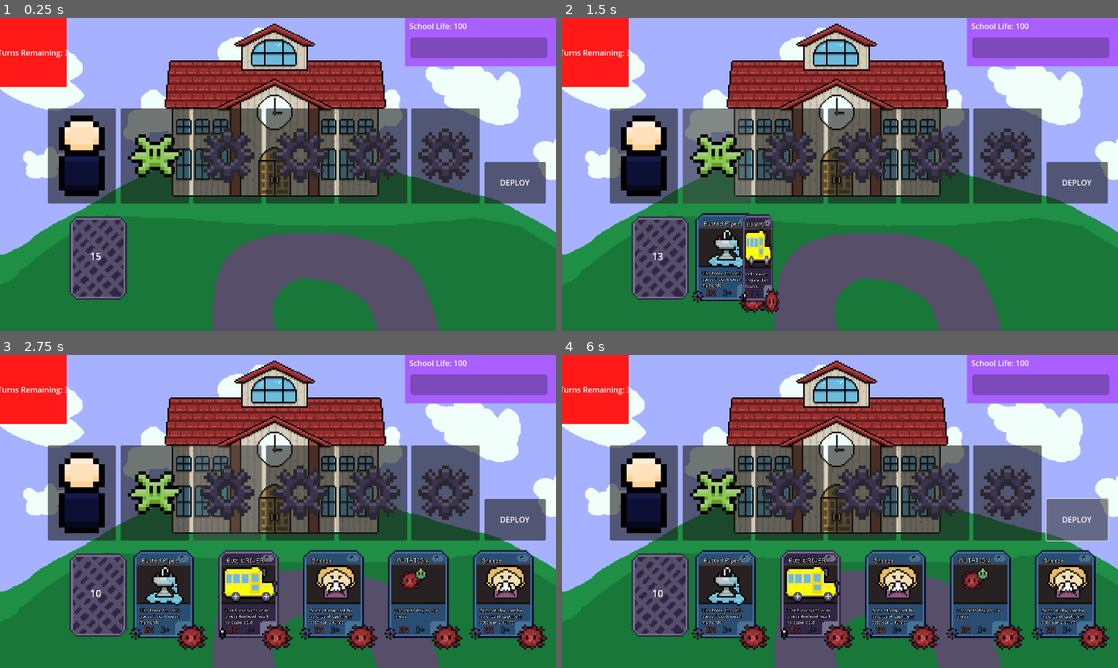
Above: before the commit, frames 1-4 (two rows, left to right).
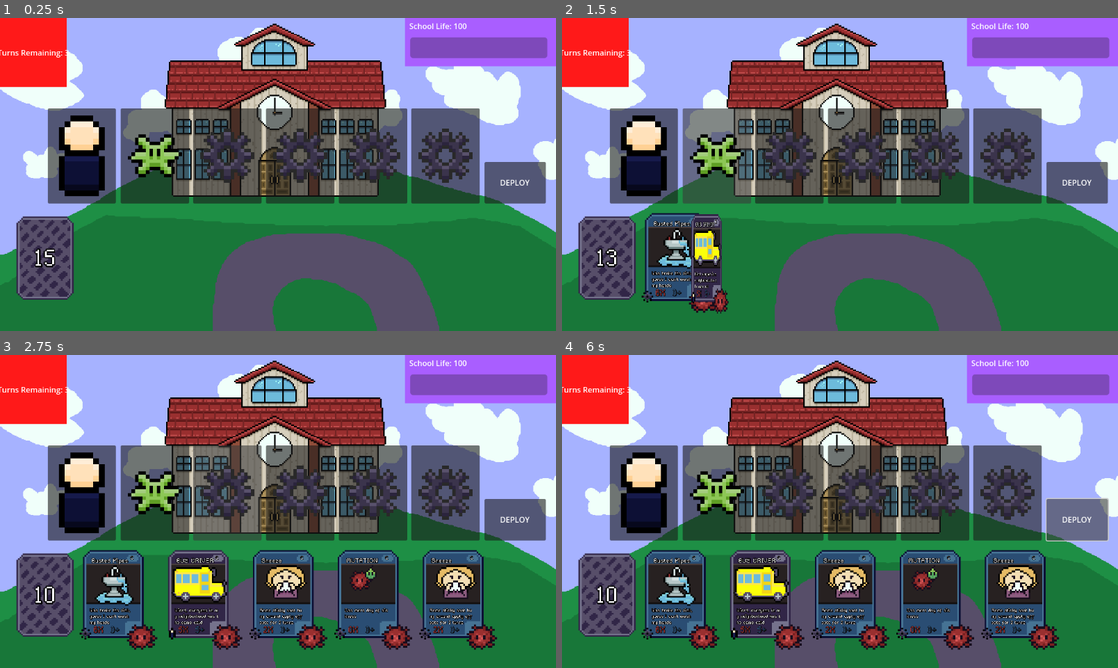
Above: after the commit, the same moments.

Repository: JPGFG/ld24
Game: Godot game, scene res://scenes/game-board/gameboard.tscn
Two runs of this game, one before a commit and one after it. Both use one fixed random seed, a clock stepped at 60 frames per second and the inputs below.
Inputs (mouse positions are in pixels of both pictures, inside the frame that each line leads up to):
- Up to frame 1 (0.25 s): no input
- Up to frame 2 (1.5 s): click (645, 155) at 0.5 s; click (717, 155) at 1.25 s
- Up to frame 3 (2.75 s): click (227, 492) at 2.02 s
- Up to frame 4 (6 s): click "DEPLOY" at 2.75 s; click (645, 492) at 3.5 s; click (717, 492) at 4.25 s; click (789, 492) at 5.02 s; click "DEPLOY" at 5.75 s

The runs differ from the first frame. In frame 1, 5.2% of the frame differs, in the area x 2-23%, y 63-90%; in frame 2, 9.8%; in frame 3, 25%, in the area x 2-99%, y 62-95%; in frame 4, 25%.

Commit message:
adjusted ui

Diff:
--- a/scenes/game-board/gameboard.tscn
+++ b/scenes/game-board/gameboard.tscn
@@ -11,6 +11,7 @@
 [ext_resource type="Script" path="res://scripts/game-state-machines/states/turn-start.gd" id="3_loohh"]
 [ext_resource type="Texture2D" uid="uid://cop6jo0ekl7pt" path="res://assets/sprites/gameboard/adders_icon_large.png" id="3_lvf5d"]
 [ext_resource type="Texture2D" uid="uid://ctkuq2y2d3kcd" path="res://assets/sprites/gameboard/germ_icon_large.png" id="4_xdmw7"]
+[ext_resource type="FontFile" uid="uid://cfu074rula0ps" path="res://resources/fonts/pixel_font_2.ttf" id="5_hd1cc"]
 [ext_resource type="Texture2D" uid="uid://datpysha7q6u2" path="res://assets/sprites/gameboard/school_house.png" id="11_1nqy1"]
 
 [sub_resource type="StyleBoxEmpty" id="StyleBoxEmpty_mlvke"]
@@ -64,9 +65,9 @@
 anchor_left = 0.24
 anchor_top = 0.748
 anchor_right = 1.0
-offset_left = -0.480011
+offset_left = -104.48
 offset_top = -80.704
-offset_right = 0.0
+offset_right = -104.0
 offset_bottom = -81.0
 grow_vertical = 0
 scale = Vector2(0.999999, 1)
@@ -101,18 +102,24 @@
 
 [node name="Deck" parent="." instance=ExtResource("2_g1d5b")]
 layout_mode = 0
-offset_left = 134.0
+offset_left = 24.0
 offset_top = 411.0
-offset_right = 245.0
+offset_right = 135.0
 offset_bottom = 549.0
 stretch_mode = 5
 
 [node name="DeckCount" type="Label" parent="Deck"]
 layout_mode = 0
-offset_left = 42.4
-offset_top = 54.4
-offset_right = 65.4
-offset_bottom = 77.4
+offset_left = 36.8
+offset_top = 45.6
+offset_right = 72.8
+offset_bottom = 90.6
+theme_override_colors/font_shadow_color = Color(0, 0, 0, 1)
+theme_override_colors/font_outline_color = Color(0, 0, 0, 1)
+theme_override_constants/outline_size = 6
+theme_override_constants/shadow_outline_size = 5
+theme_override_fonts/font = ExtResource("5_hd1cc")
+theme_override_font_sizes/font_size = 48
 text = "10"
 
 [node name="battleground" type="ColorRect" parent="."]
Not shown: 1 places in scenes/game-board/gameboard.tscn that only renumber resources
